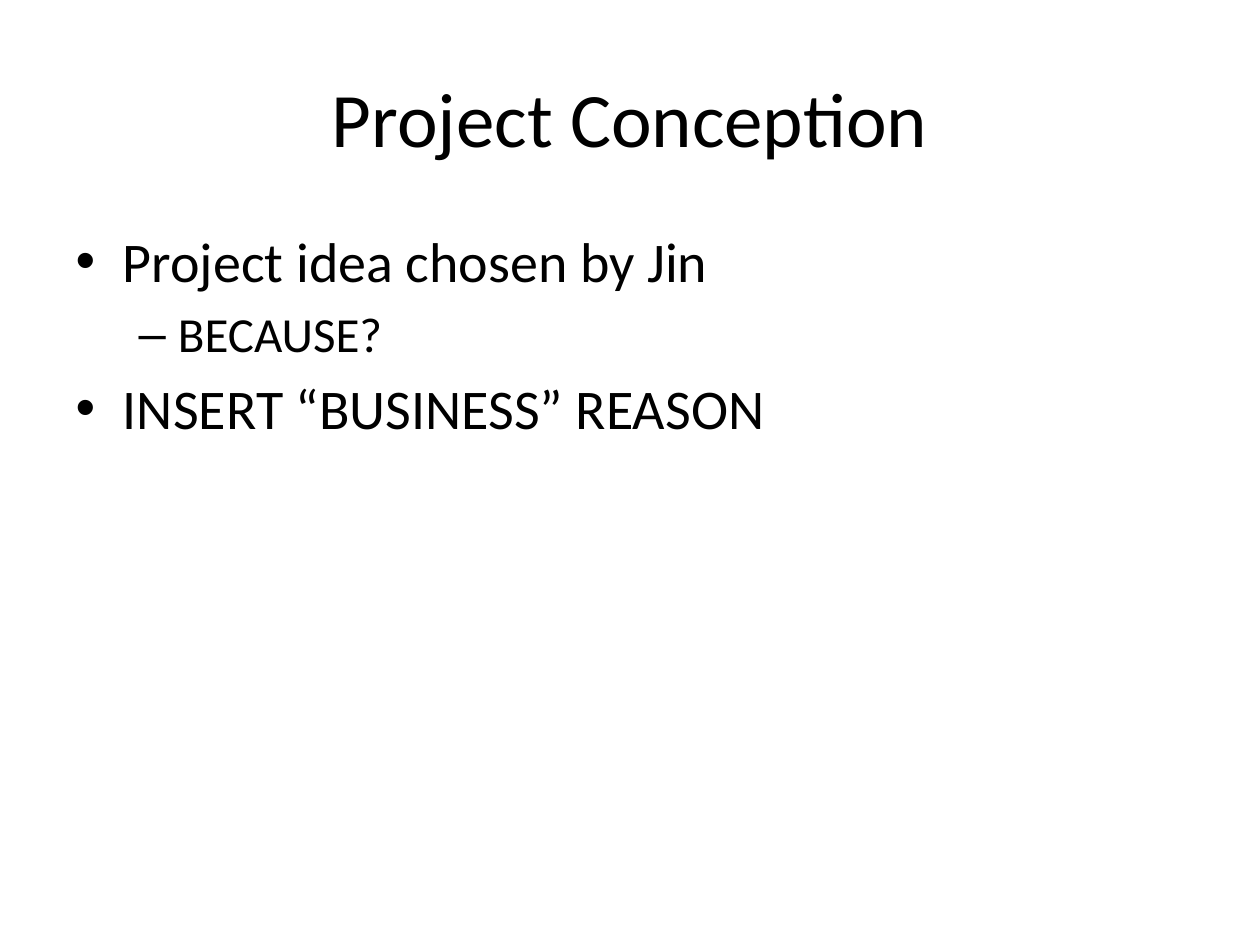
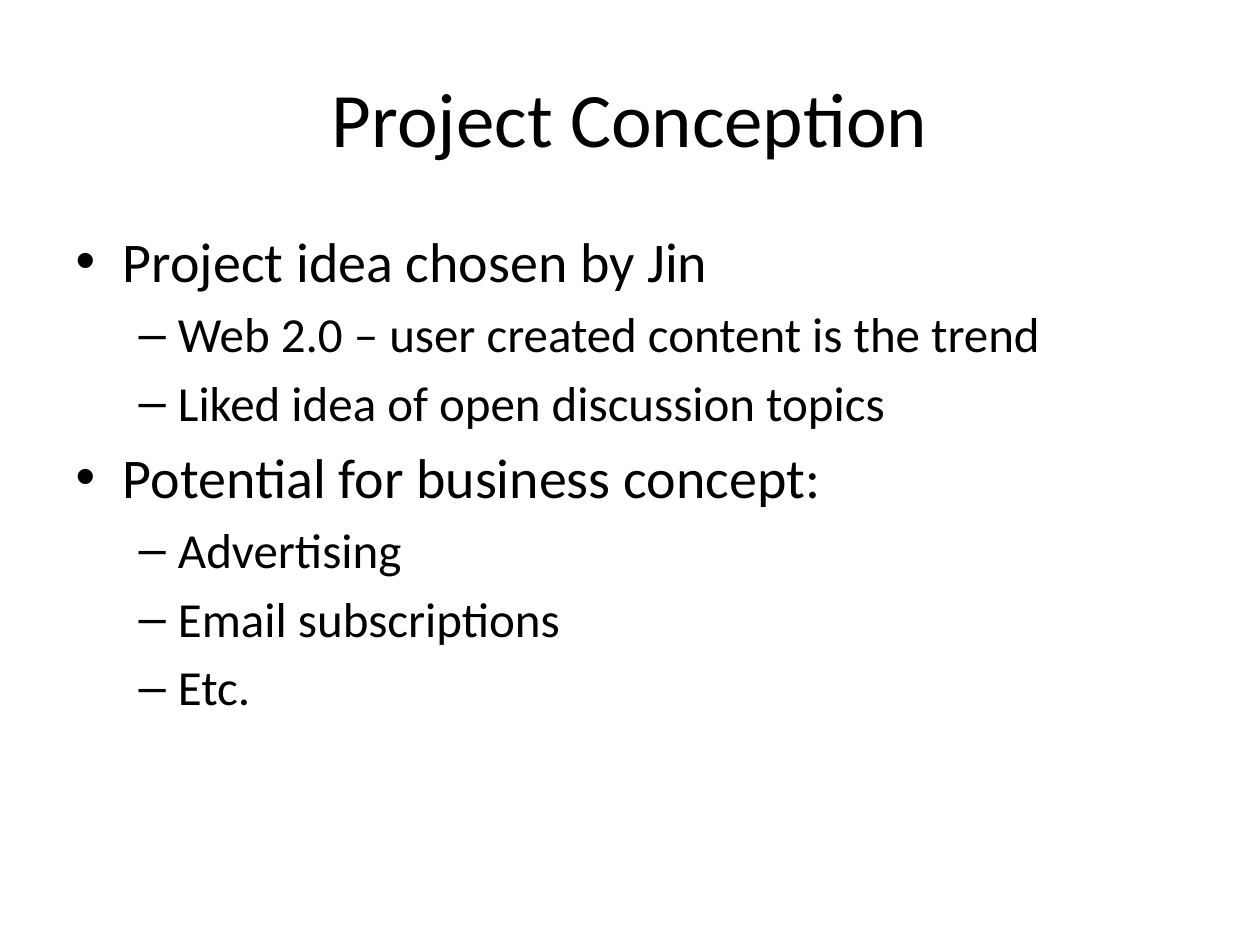
Before and after one commit to yokeholy/jin-jason-forum, a slide deck: slide 3 of J2_Forum.pptx. Drawn at 1260x945 pixels with LibreOffice and Linux fonts; fonts in the diff are those of the drawing. Boxes give left, top, right and bottom in pixels: in the first picture for what was removed or moved away, otherwise in the second. Text is boxed around its words. In the diff, an @@ line names an element or a change of style, - is before the commit and + after.

```diff
--- a/J2_Forum.pptx
+++ b/J2_Forum.pptx
@@ text at bbox=[123, 318, 1040, 706]: text changed; size 32 to 28 pt @@
-  – BECAUSE?
-• INSERT “BUSINESS” REASON
+  – Web 2.0 – user created content is the trend
+  – Liked idea of open discussion topics
+• Potential for business concept:
+  – Advertising
+  – Email subscriptions
+  – Etc.
```
Also in this commit, not shown: 6 other slides changed.
